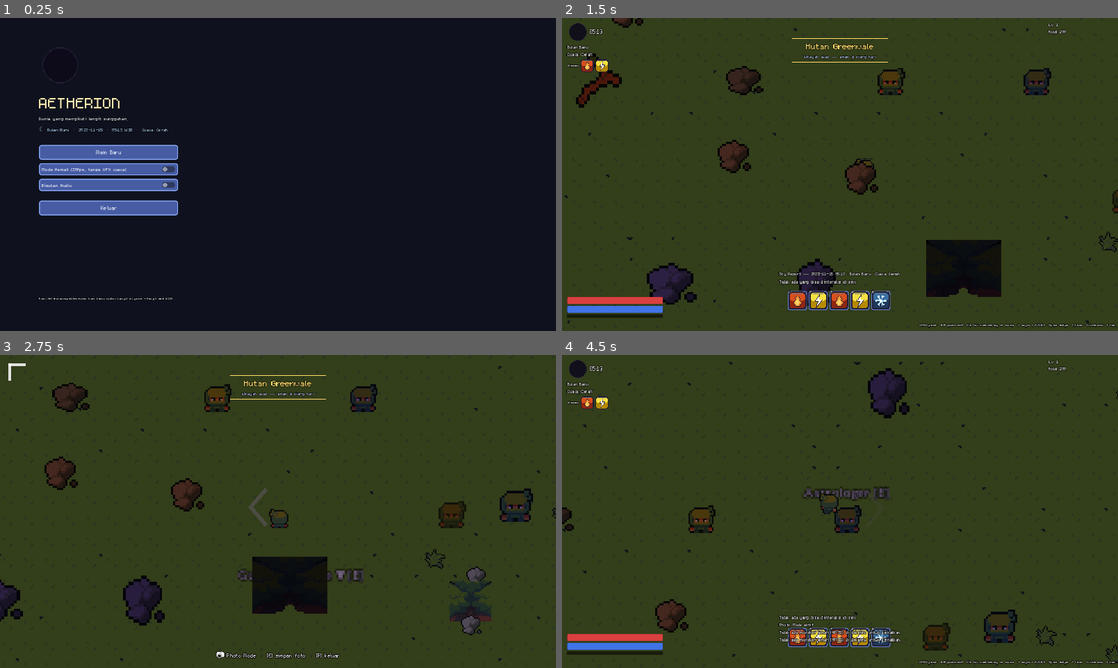
Above: before the commit, frames 1-4 (two rows, left to right).
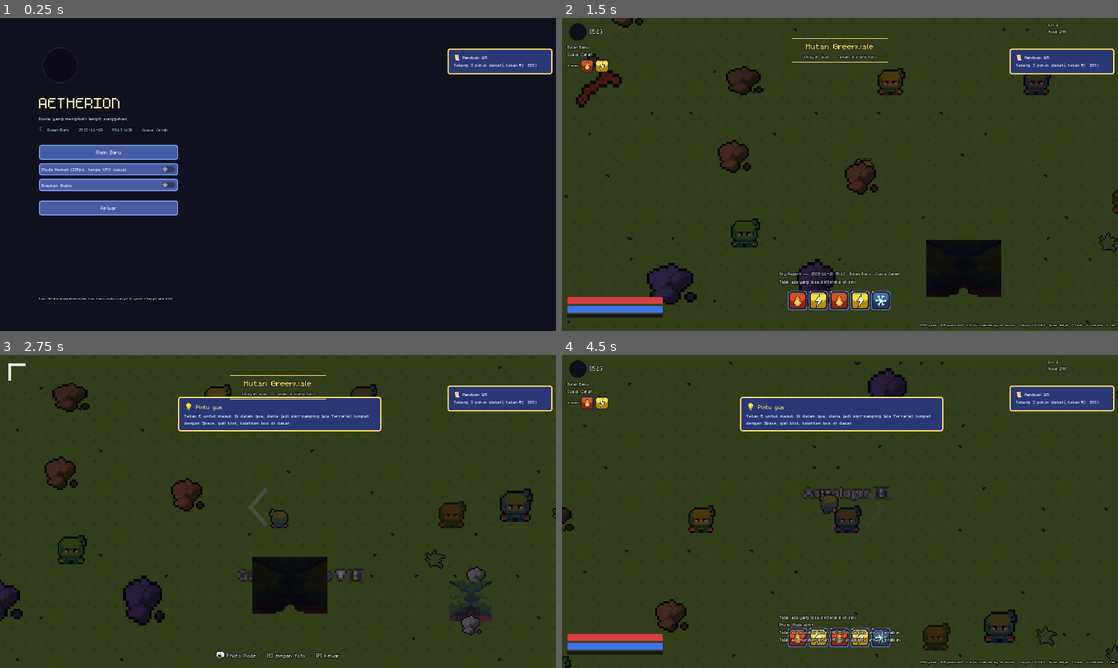
Above: after the commit, the same moments.

Repository: lifkieh/Aetherion
Game: Godot game, scene res://scenes/ui/MainMenu.tscn
The game is run twice, just before and just after one commit, with the same random seed, the same clock (stepped at 60 frames per second) and the same inputs.
Inputs (mouse positions are in pixels of both pictures, inside the frame that each line leads up to):
- Up to frame 1 (0.25 s): no input
- Up to frame 2 (1.5 s): click "Main Baru" at 0.5 s; tap Enter at 1.25 s; move the mouse to (962, 158) at 1.27 s; hold D (move_right) from 1.28 s (still down); hold E (interact) from 1.28 s (still down); tap Space (dodge) at 1.35 s; click (962, 158) at 1.42 s
- Up to frame 3 (2.75 s): move the mouse to (166, 527) at 2.02 s; release D (move_right) at 2.03 s; release E (interact) at 2.03 s; hold S (move_down) from 2.03 s (still down); tap E (interact) at 2.1 s; click (166, 527) at 2.17 s; tap P (photo_mode) at 2.3 s
- Up to frame 4 (4.5 s): move the mouse to (895, 442) at 2.77 s; release S (move_down) at 2.78 s; hold D (move_right) 2.78-3.53 s; hold P (photo_mode) 2.78-3.53 s; click (895, 442) at 2.92 s; tap T (tame) at 3.05, 3.6 s; move the mouse to (812, 574) at 3.52 s; hold W (move_up) 3.53-4.28 s; click (812, 574) at 3.67 s; tap Space (dodge) at 3.8 s; move the mouse to (1006, 558) at 4.27 s; hold A (move_left) from 4.28 s (still down); hold J (attack) from 4.28 s (still down); click (1006, 558) at 4.42 s

The runs differ from the first frame. In frame 1, 1.5% of the frame differs, in the area x 80-100%, y 9-18%; in frame 2, 1.8%; in frame 3, 5.9%, in the area x 10-100%, y 9-67%; in frame 4, 5.7%.

Commit message:
UI/UX §5: onboarding & guide (tips + opening chain + Pemandu + Panduan tab)
- Onboarding autoload (non-blocking): 6 one-time contextual tip popups
  (town/tree/monster/levelup/orb/dungeon-door), queued + persisted; 5-step
  opening quest chain (chop3->craft1->kill2->tame1->visit-board) with an
  always-on tracker, EventBus-advanced + persisted, 100G+3orb graduation.
- Pemandu NPC (Interactable kind "guide") by spawn; talks + opens guide.
- "Panduan" menu tab: full Bahasa how-to-play reference (8 sections).
- PlayerData: onboarding_seen/guide_step/guide_progress (saved). New
  board_visited EventBus signal.
- Verified renders (reports/onboarding.png, reports/panduan.png).
- 217/217 tests (+13 onboarding chain/tip gating).

Co-Authored-By: Claude Opus 4.8 (1M context) <noreply@anthropic.com>

Diff:
--- a/game/autoload/EventBus.gd
+++ b/game/autoload/EventBus.gd
@@ -46,6 +46,7 @@
 signal dungeon_entered(id: String)
 signal dungeon_exited(id: String)
 signal item_crafted(item_id: String, success: bool)
+signal board_visited()                           # player opened the Quest Board (onboarding)
 
 # --- Homestead ---
 signal crop_planted(plot_index: int, crop_id: String)
--- /dev/null
+++ b/game/autoload/Onboarding.gd
@@ -0,0 +1,178 @@
+extends CanvasLayer
+## Onboarding (owner UI/UX §5) — teaches a brand-new player to play in <10 min.
+##   • contextual one-time tip popups (town / tree / monster / levelup / orb / dungeon door)
+##   • a 5-step opening quest chain (chop 3 → craft 1 → kill 2 → tame 1 → visit board)
+##     shown in an always-on tracker, advanced via EventBus, persisted in PlayerData.
+## Short, friendly Bahasa Indonesia — never condescending. Non-blocking (never pauses).
+
+# --- contextual tips --------------------------------------------------------
+const TIPS := {
+	"town": {
+		"title": "Selamat datang di Greenvale",
+		"text": "Ini kota — zona aman. Monster tak bisa masuk dan penjaga gerbang menjagamu. Jelajahi dengan tenang, lalu ikuti Panduan di kanan layar."},
+	"tree": {
+		"title": "Menebang & memungut",
+		"text": "Dekati pohon atau batu, lalu tekan E untuk memungut bahan. Bahan dipakai untuk meramu di Bengkel."},
+	"monster": {
+		"title": "Bertarung",
+		"text": "Klik kiri untuk menyerang ke arah kursor. Tekan angka 1–5 untuk 'prime' skill, lalu klik kiri untuk melepasnya. Space untuk menghindar."},
+	"levelup": {
+		"title": "Naik level!",
+		"text": "Statusmu meningkat dan HP/MP pulih. Musuh lebih kuat menanti di gua dan wilayah lain."},
+	"orb": {
+		"title": "Menjinakkan monster",
+		"text": "Lemahkan monster hingga HP-nya sangat rendah, dekati, lalu tekan T untuk menjinakkannya dengan Orb. Pet ikut bertarung — dan sebagian bisa ditunggangi (R)."},
+	"dungeon_door": {
+		"title": "Pintu gua",
+		"text": "Tekan E untuk masuk. Di dalam gua, dunia jadi sisi-samping (ala Terraria): lompat dengan Space, gali blok, kalahkan bos di dasar."},
+}
+
+# --- opening quest chain ----------------------------------------------------
+const STEPS := [
+	{"desc": "Tebang 3 pohon (dekati, tekan E)", "kind": "gather_tree", "count": 3},
+	{"desc": "Ramu 1 barang di Bengkel (tekan E)", "kind": "craft", "count": 1},
+	{"desc": "Kalahkan 2 monster (klik kiri)", "kind": "kill", "count": 2},
+	{"desc": "Jinakkan 1 monster (lemahkan, tekan T)", "kind": "tame", "count": 1},
+	{"desc": "Kunjungi Papan Quest (tekan E)", "kind": "board", "count": 1},
+]
+
+var _panel: PanelContainer
+var _title: Label
+var _body: Label
+var _queue: Array = []
+var _showing := false
+
+var _tracker: PanelContainer
+var _tracker_label: Label
+
+func _ready() -> void:
+	layer = 35
+	process_mode = Node.PROCESS_MODE_ALWAYS
+	_build_popup()
+	_build_tracker()
+	EventBus.player_leveled_up.connect(func(_lv): tip("levelup"))
+	EventBus.item_gained.connect(_on_item_gained)
+	EventBus.node_harvested.connect(func(t, _i, _q): _advance("gather_tree" if t == "tree" else "", t))
+	EventBus.item_crafted.connect(func(_i, ok): if ok: _advance("craft"))
+	EventBus.monster_killed.connect(func(_s, _m): _advance("kill"))
+	EventBus.pet_added.connect(func(_p): _advance("tame"))
+	EventBus.board_visited.connect(func(): _advance("board"))
+	EventBus.game_loaded.connect(func(_s): _refresh_tracker())
+	call_deferred("_refresh_tracker")
+
+# --- Contextual tips --------------------------------------------------------
+
+## Show a one-time tip (id from TIPS). No-op if already seen this save.
+func tip(id: String) -> void:
+	if not TIPS.has(id) or id in PlayerData.onboarding_seen:
+		return
+	PlayerData.onboarding_seen.append(id)
+	_queue.append(id)
+	if not _showing:
+		_next()
+
+func _on_item_gained(item_id: String, _qty: int) -> void:
+	if item_id.ends_with("_orb") or item_id == "basic_orb":
+		tip("orb")
+
+func _next() -> void:
+	if _queue.is_empty():
+		_showing = false
+		return
+	_showing = true
+	var id: String = _queue.pop_front()
+	var t: Dictionary = TIPS[id]
+	_title.text = "💡 " + t.get("title", "")
+	_body.text = t.get("text", "")
+	Audio.play_sfx("secret")
+	_panel.modulate.a = 0.0
+	_panel.visible = true
+	var tw := create_tween()
+	tw.tween_property(_panel, "modulate:a", 1.0, 0.35)
+	tw.tween_interval(6.0)
+	tw.tween_property(_panel, "modulate:a", 0.0, 0.6)
+	tw.tween_callback(func():
+		_panel.visible = false
+		_next())
+
+# --- Opening quest chain ----------------------------------------------------
+
+func _advance(kind: String, _target := "") -> void:
+	if kind == "" or PlayerData.guide_step >= STEPS.size():
+		return
+	var step: Dictionary = STEPS[PlayerData.guide_step]
+	if step.get("kind", "") != kind:
+		return
+	PlayerData.guide_progress += 1
+	if PlayerData.guide_progress >= int(step.get("count", 1)):
+		_complete_step()
+	else:
+		_refresh_tracker()
+
+func _complete_step() -> void:
+	PlayerData.guide_step += 1
+	PlayerData.guide_progress = 0
+	Audio.play_sfx("success")
+	if PlayerData.guide_step >= STEPS.size():
+		EventBus.toast.emit("🎓 Panduan selesai! Kamu siap menjelajah Aetherion.")
+		PlayerData.add_gold(100)
+		PlayerData.add_item("basic_orb", 3)
+		EventBus.toast.emit("🎁 Hadiah lulus: 100G + 3 Orb Dasar")
+	else:
+		var nxt: Dictionary = STEPS[PlayerData.guide_step]
+		EventBus.toast.emit("✅ Langkah selesai! Berikutnya: %s" % nxt.get("desc", ""))
+	_refresh_tracker()
+
+func _refresh_tracker() -> void:
+	if _tracker == null:
+		return
+	if PlayerData.guide_step >= STEPS.size():
+		_tracker.visible = false
+		return
+	var step: Dictionary = STEPS[PlayerData.guide_step]
+	_tracker.visible = true
+	_tracker_label.text = "📜 Panduan %d/%d\n%s  (%d/%d)" % [
+		PlayerData.guide_step + 1, STEPS.size(), step.get("desc", ""),
+		PlayerData.guide_progress, int(step.get("count", 1))]
+
+# --- UI ---------------------------------------------------------------------
+
+func _mk_label(size: int, color: Color) -> Label:
+	var l := Label.new()
+	if UiTheme.font:
+		l.add_theme_font_override("font", UiTheme.font)
+	l.add_theme_font_size_override("font_size", size)
+	l.add_theme_color_override("font_color", color)
+	l.autowrap_mode = TextServer.AUTOWRAP_WORD_SMART
+	return l
+
+func _build_popup() -> void:
+	_panel = PanelContainer.new()
+	_panel.theme = UiTheme.theme
+	_panel.anchor_left = 0.5; _panel.anchor_right = 0.5
+	_panel.position = Vector2(-230, 96)
+	_panel.custom_minimum_size = Vector2(460, 0)
+	_panel.mouse_filter = Control.MOUSE_FILTER_IGNORE
+	_panel.visible = false
+	add_child(_panel)
+	var vb := VBoxContainer.new()
+	vb.add_theme_constant_override("separation", 4)
+	_panel.add_child(vb)
+	_title = _mk_label(20, UiTheme.ACCENT)
+	vb.add_child(_title)
+	_body = _mk_label(16, UiTheme.TEXT)
+	_body.custom_minimum_size = Vector2(440, 0)
+	vb.add_child(_body)
+
+func _build_tracker() -> void:
+	_tracker = PanelContainer.new()
+	_tracker.theme = UiTheme.theme
+	_tracker.anchor_left = 1.0; _tracker.anchor_right = 1.0
+	_tracker.position = Vector2(-250, 70)
+	_tracker.custom_minimum_size = Vector2(238, 0)
+	_tracker.mouse_filter = Control.MOUSE_FILTER_IGNORE
+	_tracker.visible = false
+	add_child(_tracker)
+	_tracker_label = _mk_label(15, UiTheme.TEXT)
+	_tracker_label.custom_minimum_size = Vector2(214, 0)
+	_tracker.add_child(_tracker_label)
--- a/game/autoload/PlayerData.gd
+++ b/game/autoload/PlayerData.gd
@@ -58,6 +58,9 @@
 var prof_xp: Dictionary = {}           # profession -> xp (miner, lumberjack, ...)
 var hotbar: Array = ["flame_slash", "spark_bolt", "flow_fire", "flow_lightning", "flow_ice"]  # 5 slots
 var discovered_fusions: Array = []     # combo results the player has cast (first-discovery)
+var onboarding_seen: Array = []        # contextual tip ids already shown (UI/UX §5)
+var guide_step: int = 0                # opening quest chain: current step 0..5 (5 = done)
+var guide_progress: int = 0            # progress within the current opening-chain step
 
 func _ready() -> void:
 	recalculate_stats()
@@ -89,6 +92,9 @@
 	prof_xp = {}
 	hotbar = ["flame_slash", "spark_bolt", "flow_fire", "flow_lightning", "flow_ice"]
 	discovered_fusions = []
+	onboarding_seen = []
+	guide_step = 0
+	guide_progress = 0
 	birth_sign = _birth_sign_from_today()
 	recalculate_stats()
 	hp = max_hp
@@ -279,6 +285,7 @@
 		"achievements": achievements, "active_title": active_title, "discovered": discovered,
 		"craft_insight": craft_insight, "daily_quests": daily_quests, "prof_xp": prof_xp,
 		"hotbar": hotbar, "discovered_fusions": discovered_fusions,
+		"onboarding_seen": onboarding_seen, "guide_step": guide_step, "guide_progress": guide_progress,
 	}
 
 func from_save(d: Dictionary) -> void:
@@ -307,6 +314,9 @@
 	prof_xp = d.get("prof_xp", {})
 	hotbar = d.get("hotbar", ["flame_slash", "spark_bolt", "flow_fire", "flow_lightning", "flow_ice"])
 	discovered_fusions = d.get("discovered_fusions", [])
+	onboarding_seen = d.get("onboarding_seen", [])
+	guide_step = int(d.get("guide_step", 0))
+	guide_progress = int(d.get("guide_progress", 0))
 	infusion = {}          # transient — never carry over a save
 	mounted = false        # never load mounted (pet may not exist)
 	recalculate_stats()
--- a/game/project.godot
+++ b/game/project.godot
@@ -34,6 +34,7 @@
 ProfessionSystem="*res://autoload/ProfessionSystem.gd"
 SafeZone="*res://autoload/SafeZone.gd"
 Stage="*res://autoload/Stage.gd"
+Onboarding="*res://autoload/Onboarding.gd"
 
 [display]
 
--- a/game/scenes/Main.gd
+++ b/game/scenes/Main.gd
@@ -37,6 +37,7 @@
 	Settings.changed.connect(func(): _on_weather_changed(WorldState.weather))
 	_on_weather_changed(WorldState.weather)
 	Stage.enter_region("Hutan Greenvale", "Wilayah awal — aman di siang hari", "11 - Clearing.ogg")
+	get_tree().create_timer(2.6).timeout.connect(func(): Onboarding.tip("town"))
 	# Optional automated screenshot for verification (--screenshot arg or env)
 	if "--shot" in OS.get_cmdline_user_args() or OS.get_environment("AETHER_SHOT") == "1":
 		_screenshot_at = 1.6
@@ -71,6 +72,10 @@
 					inside += 1
 			print("[safezone] monsters_inside_zone=%d total=%d" % [inside, get_tree().get_nodes_in_group("monsters").size()])
 			get_tree().quit())
+	if OS.get_environment("AETHER_ONBOARD") == "1":
+		get_tree().create_timer(0.6).timeout.connect(func():
+			Onboarding.tip("town")
+			get_tree().create_timer(0.8).timeout.connect(_take_screenshot))
 	if OS.get_environment("AETHER_DIALOG") == "1":
 		get_tree().create_timer(0.6).timeout.connect(func():
 			var at := AtlasTexture.new()
@@ -340,6 +345,9 @@
 	# spawn, region gates pushed to the plaza corners, ponds well outside town.
 	var center := Vector2(MAP_W * TILE / 2, MAP_H * TILE / 2)
 
+	# Pemandu (guide NPC) stands right by the spawn so newcomers meet him first.
+	_place_interactable("guide", center + Vector2(-56, 44))
+
 	# --- Service NPCs: top row (north of spawn), evenly spaced 112px apart ---
 	_place_interactable("board", center + Vector2(-168, -72))       # Papan Quest
 	_place_interactable("bench", center + Vector2(-56, -72))        # Bengkel
--- a/game/scenes/actors/Monster.gd
+++ b/game/scenes/actors/Monster.gd
@@ -131,6 +131,7 @@
 			_wander(delta)
 			if _player and dist < aggro and _now() > enraged_until:
 				_state = State.FLEE if ai == "skittish" else State.CHASE
+				Onboarding.tip("monster")
 		State.CHASE:
 			if _player == null or dist > aggro * 1.8 or _sz_blocked > 0.6:
 				# gave up (leash) or stopped at the town edge — cool off before re-aggro
--- a/game/scenes/ui/MenuUI.gd
+++ b/game/scenes/ui/MenuUI.gd
@@ -62,7 +62,7 @@
 
 	var tabs := HBoxContainer.new()
 	vb.add_child(tabs)
-	for m in [["inventory", "Tas"], ["crafting", "Craft"], ["shop", "Toko"], ["quest", "Quest"], ["skill", "Skill"], ["prof", "Profesi"], ["pedia", "Pedia"]]:
+	for m in [["inventory", "Tas"], ["crafting", "Craft"], ["shop", "Toko"], ["quest", "Quest"], ["skill", "Skill"], ["prof", "Profesi"], ["pedia", "Pedia"], ["panduan", "Panduan"]]:
 		var b := Button.new()
 		b.text = m[1]
 		if _font: b.add_theme_font_override("font", _font)
@@ -142,6 +142,7 @@
 		"quest": _build_quests()
 		"sky": _build_sky()
 		"echo": _build_echo()
+		"panduan": _build_panduan()
 
 func _build_skill() -> void:
 	title.text = "Skill Book — Hotbar (1-5)"
@@ -403,3 +404,25 @@
 		l.custom_minimum_size = Vector2(320, 0)
 		h.add_child(l)
 		h.add_child(_btn("Jual 1", func(): if Economy.sell(id, 1): _rebuild()))
+
+func _build_panduan() -> void:
+	title.text = "Panduan — Cara Bermain"
+	var sections := [
+		["🎮 Gerak & Interaksi", "WASD untuk bergerak. E untuk berinteraksi (NPC, pohon, papan, pintu gua). I membuka Tas. Space untuk menghindar (dodge)."],
+		["⚔️ Bertarung", "Klik kiri menyerang ke arah kursor. Tekan angka 1–5 untuk 'prime' skill di hotbar, lalu klik kiri untuk melepasnya ke kursor. Serangan biasa tetap jalan tanpa prime."],
+		["✨ Fusion Elemen", "Tekan DUA angka dalam 1,5 detik untuk memadukan dua skill. Jika paduannya cocok (mis. Api+Angin), keluar serangan fusion yang lebih kuat (mana 2x). Jika tidak cocok, hanya asap — cobalah paduan lain untuk menemukannya!"],
+		["🌳 Mengumpulkan & Meramu", "Tebang pohon / tambang batu dengan E untuk bahan. Ke Bengkel (E) untuk meramu senjata, alat, dan barang."],
+		["🐾 Menjinakkan Pet", "Lemahkan monster hingga HP sangat rendah, dekati, tekan T. Pet ikut bertarung; sebagian bisa ditunggangi (R)."],
+		["🏰 Kota & Gua", "Kota adalah zona aman — monster tak bisa masuk, penjaga gerbang menghalau mereka. Pintu gua (E) membawamu ke dungeon sisi-samping: lompat, gali, kalahkan bos."],
+		["🌙 Waktu & Cuaca", "Waktu & fase bulan berjalan nyata (WIB). Cuaca memengaruhi pertarungan — mis. Petir lebih kuat saat musuh basah karena hujan."],
+		["💾 Menyimpan", "Game tersimpan otomatis; kamu juga bisa menyimpan lewat menu Sistem (Esc)."],
+	]
+	for s in sections:
+		var head := _mk_label(s[0], 18)
+		head.add_theme_color_override("font_color", UiTheme.ACCENT)
+		content.add_child(head)
+		var body := _mk_label(s[1], 15)
+		body.autowrap_mode = TextServer.AUTOWRAP_WORD_SMART
+		body.custom_minimum_size = Vector2(480, 0)
+		content.add_child(body)
+		content.add_child(_mk_label(" ", 6))
--- a/game/scenes/world/GatherNode.gd
+++ b/game/scenes/world/GatherNode.gd
@@ -53,6 +53,11 @@
 	if _depleted and WorldState.node_ready(node_id, RESPAWN.get(kind, 60)):
 		_set_depleted(false)
 		_hits_left = HITS.get(kind, 3)
+	# first-time gathering tip when the player wanders up to a tree (UI/UX §5)
+	if kind == "tree" and not _depleted and "tree" not in PlayerData.onboarding_seen:
+		var p := get_tree().get_first_node_in_group("player")
+		if p and global_position.distance_to(p.global_position) < 56.0:
+			Onboarding.tip("tree")
 
 func can_harvest() -> bool:
 	return not _depleted
--- a/game/scenes/world/Interactable.gd
+++ b/game/scenes/world/Interactable.gd
@@ -26,7 +26,10 @@
 	_lbl_cd = 0.15
 	var p := get_tree().get_first_node_in_group("player")
 	if p and label:
-		label.visible = global_position.distance_to(p.global_position) < 72.0
+		var near := global_position.distance_to(p.global_position) < 72.0
+		label.visible = near
+		if near and kind == "dungeon":
+			Onboarding.tip("dungeon_door")
 
 func _build() -> void:
 	if kind == "dungeon":
@@ -59,6 +62,14 @@
 		sprite.scale = Vector2(2.4, 2.0)
 		sprite.modulate = Color(0.55, 0.45, 0.75)
 		label.text = "Penginapan — Tidur [E]"
+	elif kind == "guide":
+		var at := AtlasTexture.new()
+		at.atlas = load("res://assets/game/sprites/player/idle.png")
+		at.region = Rect2(0, 0, 16, 16)
+		sprite.texture = at
+		sprite.scale = Vector2(1.5, 1.5)
+		sprite.modulate = Color(0.6, 1.0, 0.7)   # friendly green guide
+		label.text = "Pemandu [E]"
 	elif kind == "shop":
 		# NPC placeholder: player base sprite, first frame, tinted.
 		var at := AtlasTexture.new()
@@ -97,8 +108,15 @@
 			"Silakan lihat-lihat dagangannya."], "Pedagang", sprite.texture)
 		menu.open("shop", self)
 	elif kind == "board":
+		EventBus.board_visited.emit()
 		await Stage.say("Papan misi desa. Ambil tugas harian untuk emas & EXP.", "Papan Quest")
 		menu.open("quest", self)
+	elif kind == "guide":
+		await Stage.say([
+			"Halo, petualang baru! Aku Pemandu Greenvale.",
+			"Ikuti daftar 'Panduan' di kanan layar untuk belajar dasar-dasarnya.",
+			"Kubuka buku Panduan lengkap untukmu sekarang."], "Pemandu", sprite.texture)
+		menu.open("panduan", self)
 	elif kind == "astrologer":
 		await Stage.say(["Bintang-bintang berbisik malam ini...",
 			"Mau kubacakan ramalan langit untukmu?"], "Astrolog", sprite.texture)
--- a/game/tests/TestRunner.gd
+++ b/game/tests/TestRunner.gd
@@ -35,6 +35,7 @@
 	_test_fishing()
 	_test_professions()
 	_test_safezone()
+	_test_onboarding()
 	_test_skycalendar()
 	await _test_bugfixes()
 	print("===== RESULT: %d passed, %d failed =====\n" % [passed, failed])
@@ -274,6 +275,47 @@
 	# restore the town zone for anything that runs after the tests
 	SafeZone.set_region("greenvale")
 
+func _test_onboarding() -> void:
+	print("[Onboarding + Guide chain]")
+	check("STEPS chain is 5 long", Onboarding.STEPS.size() == 5)
+	check("tips cover the six contexts", Onboarding.TIPS.has("town") and Onboarding.TIPS.has("tree") \
+		and Onboarding.TIPS.has("monster") and Onboarding.TIPS.has("levelup") \
+		and Onboarding.TIPS.has("orb") and Onboarding.TIPS.has("dungeon_door"))
+	# one-time tip gating
+	PlayerData.onboarding_seen = []
+	Onboarding.tip("town")
+	Onboarding.tip("town")
+	check("tip shown once, then suppressed", PlayerData.onboarding_seen.count("town") == 1)
+	Onboarding.tip("nonexistent_tip")
+	check("unknown tip id is a no-op", not ("nonexistent_tip" in PlayerData.onboarding_seen))
+	# opening quest chain advances step by step via EventBus
+	PlayerData.guide_step = 0
+	PlayerData.guide_progress = 0
+	EventBus.node_harvested.emit("ore", "copper_ore", 1)
+	check("wrong gather kind doesn't advance", PlayerData.guide_step == 0 and PlayerData.guide_progress == 0)
+	EventBus.node_harvested.emit("tree", "wood_log", 1)
+	EventBus.node_harvested.emit("tree", "wood_log", 1)
+	check("chop 2/3 — still on step 1", PlayerData.guide_step == 0 and PlayerData.guide_progress == 2)
+	EventBus.node_harvested.emit("tree", "wood_log", 1)
+	check("chop 3/3 advances to craft step", PlayerData.guide_step == 1)
+	EventBus.item_crafted.emit("x", false)
+	check("failed craft doesn't advance", PlayerData.guide_step == 1)
+	EventBus.item_crafted.emit("plank", true)
+	check("craft advances to kill step", PlayerData.guide_step == 2)
+	EventBus.monster_killed.emit("grey_wolf", null)
+	EventBus.monster_killed.emit("grey_wolf", null)
+	check("kill 2 advances to tame step", PlayerData.guide_step == 3)
+	EventBus.pet_added.emit({})
+	check("tame advances to board step", PlayerData.guide_step == 4)
+	EventBus.board_visited.emit()
+	check("visiting board completes the chain", PlayerData.guide_step == 5)
+	EventBus.monster_killed.emit("grey_wolf", null)
+	check("events after completion are ignored", PlayerData.guide_step == 5)
+	# reset for a clean save state
+	PlayerData.guide_step = 0
+	PlayerData.guide_progress = 0
+	PlayerData.onboarding_seen = []
+
 func _test_skycalendar() -> void:
 	print("[Sky Calendar]")
 	check("sky calendar loaded", Db.sky_calendar.size() > 0)
Not shown, changed: DEVLOG.md
Not shown, changed: STATUS.md
Not shown, added: reports/onboarding.png
Not shown, added: reports/panduan.png
